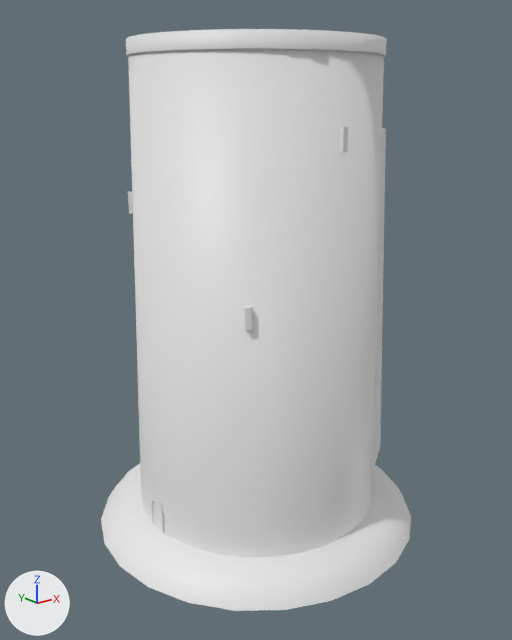
Before and after pictures for a commit that changed the glTF model assets/models/oldcity/oldcity_props.glb.
The view is the same before and after, from a 50 mm camera at (-28.5, -35.6, 28.3) aimed at (0.0, 0.0, 14.1). The axes (+X, +Y, +Z) are drawn at lower left. The lights are the same throughout. The first picture is the older version. Vertices at exactly the same position are counted once.

Names of what the first picture shows: 'maiden_tower'.
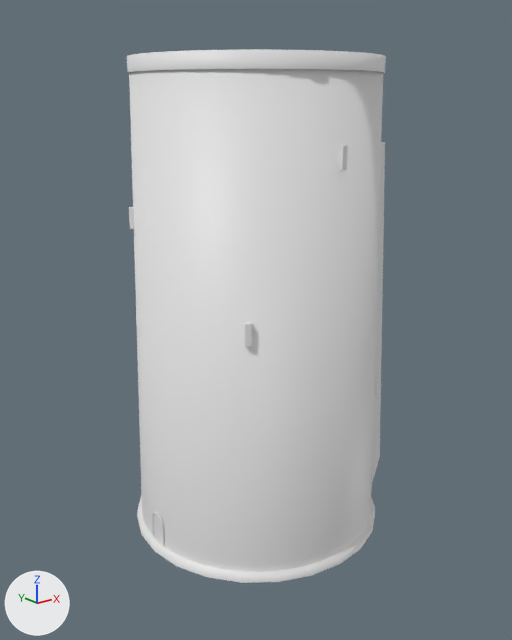
The change in detail:
me_maiden_tower is used by ob_maiden_tower; location (0.0, 0.0, 0.0).
me_maiden_tower had 409 vertices, 627 faces and spanned x -11.1..12.9, y -11.1..11.1, z -0.2..31.6.
me_maiden_tower now has 385 vertices, 579 faces and spans x -8.6..12.9, y -8.6..8.6, z -0.2..30.6.
me_maiden_tower part 1: the loose piece of 81 vertices spanning x -8.2..8.2, y -8.2..8.2, z 1.2..30.7 is moved by (0.0, 0.0, -1.0).
me_maiden_tower part 2: the loose piece of 18 vertices spanning x 6.7..12.9, y -4.6..4.6, z 1.2..26.3 is moved by (0.0, 0.0, -0.9).
me_maiden_tower part 3: the loose piece of 160 vertices spanning x -7.7..7.7, y -7.7..7.7, z 30.7..31.6 is moved by (0.0, 0.0, -1.0).
me_maiden_tower part 4: the loose piece of 8 vertices spanning x -5.6..-5.0, y -6.2..-5.6, z 16.1..17.4 is moved by (0.0, 0.0, -1.0).
me_maiden_tower part 5: the loose piece of 8 vertices spanning x -7.3..-6.7, y 3.2..3.7, z 21.6..22.9 is moved by (0.0, 0.0, -1.0).
me_maiden_tower part 6: the loose piece of 8 vertices spanning x -0.4..0.0, y -8.0..-7.4, z 25.6..26.9 is moved by (0.0, 0.0, -1.0).
me_maiden_tower part 7: the loose piece of 16 vertices spanning x -8.2, y -0.5..0.6, z 1.2..3.4 is copied, and the copy is moved by (0.0, 0.0, -1.0); it spans x -8.2, y -0.6..0.6, z 0.2..2.5.
me_maiden_tower part 8: the loose piece of 73 vertices spanning x -11.1..11.1, y -11.1..11.1, z -0.2..1.4 is rebuilt with 49 vertices and now spans x -8.6..8.6, y -8.6..8.6, z -0.2..0.4.
Part 9, on me_maiden_tower:
36 vertices are removed from x -8.3..-8.2, y -0.7..0.7, z 1.2..3.5.
64 faces are deleted.
20 vertices are added at x -8.3..-8.2, y -0.7..0.7, z 0.2..2.5.
36 new faces join them.
Other edits to the shape of me_maiden_tower do not show in these pictures.

What differs and where, as boxes (x1, y1, x2, y2) in the pictures (512 x 640 px; the box of a moved part takes in the faces that stretch with it):
'maiden_tower', reshaped (16% narrower, 8% shorter): before (101, 29, 411, 611); after (127, 49, 386, 583)
part 1 of me_maiden_tower, moved or reshaped: before (128, 49, 384, 557); after (129, 69, 383, 572)
part 2 of me_maiden_tower, moved or reshaped: before (372, 128, 386, 473); after (371, 142, 385, 491)
part 3 of me_maiden_tower, moved or reshaped: before (126, 29, 387, 57); after (127, 49, 386, 73)
part 4 of me_maiden_tower, moved or reshaped: before (245, 306, 252, 330); after (245, 323, 252, 347)
part 5 of me_maiden_tower, moved or reshaped: before (128, 192, 133, 214); after (129, 207, 134, 229)
part 6 of me_maiden_tower, moved or reshaped: before (339, 127, 348, 152); after (339, 145, 348, 170)
part 7 of me_maiden_tower, added: after (153, 514, 163, 545)
part 8 of me_maiden_tower, rebuilt: before (101, 464, 411, 611); after (137, 497, 375, 583)
part 9 of me_maiden_tower, cut back: before (151, 499, 164, 533); after (152, 512, 164, 547)
